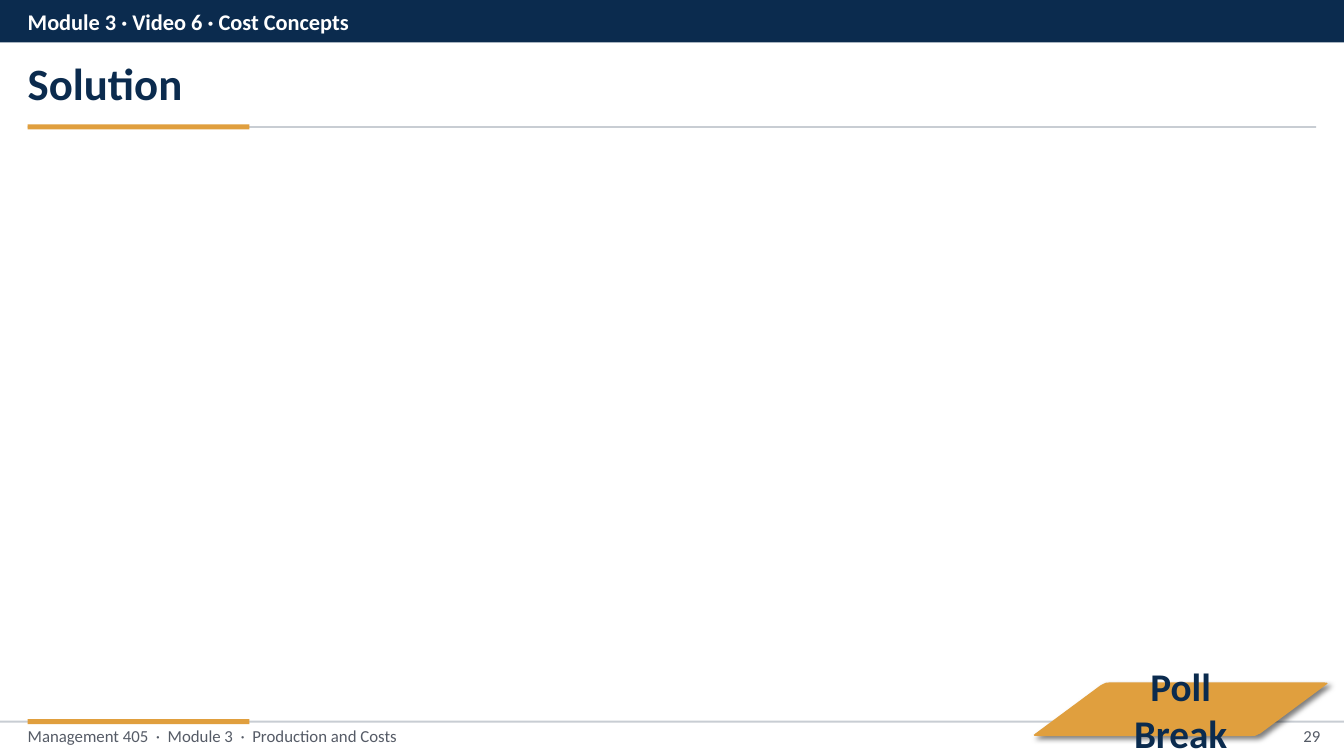
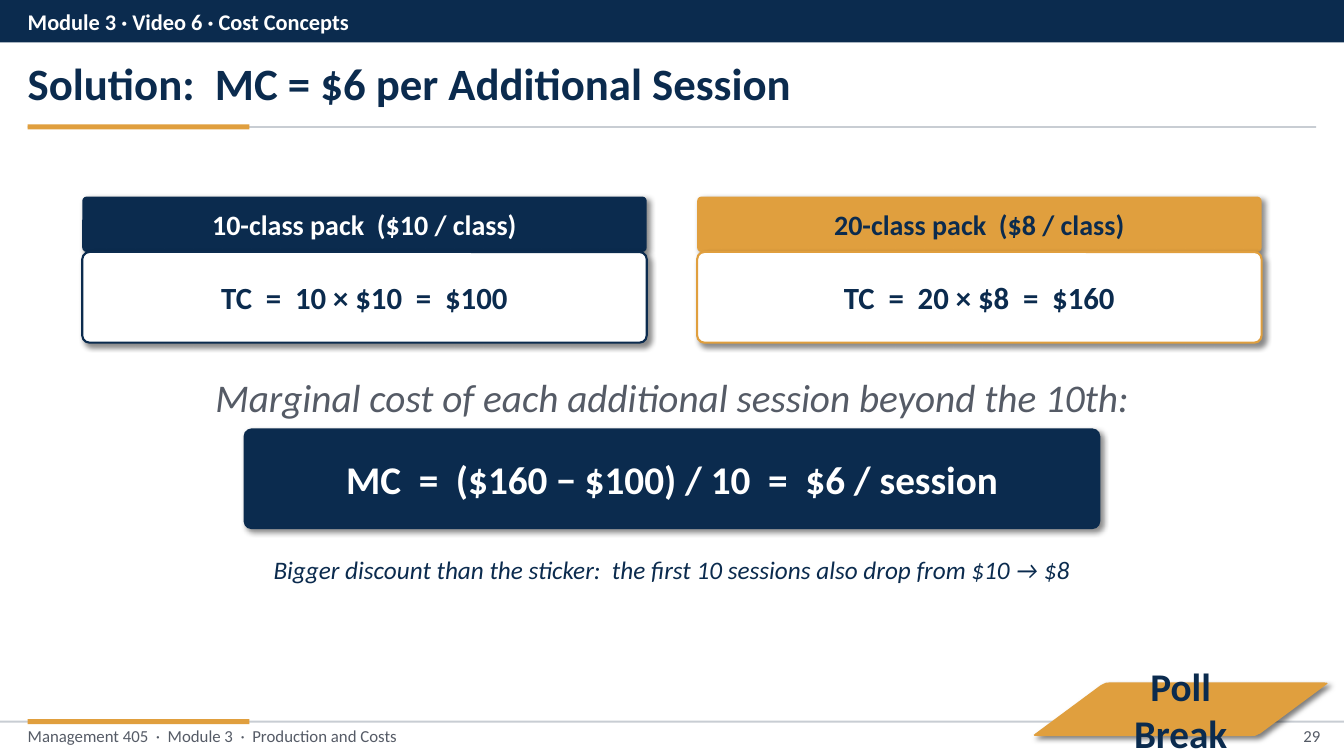
Before and after one commit to nvoigtla/MGMT-405-EMBA, a slide deck: slide 29 of inclass/Module-3-In-Class-EMBA-Slides.pptx. Drawn at 1344x756 pixels with LibreOffice and Linux fonts; fonts in the diff are those of the drawing. Boxes give left, top, right and bottom in pixels: in the first picture for what was removed or moved away, otherwise in the second. Text is boxed around its words. In the diff, an @@ line names an element or a change of style, - is before the commit and + after.

```diff
--- a/inclass/Module-3-In-Class-EMBA-Slides.pptx
+++ b/inclass/Module-3-In-Class-EMBA-Slides.pptx
@@ text at [28, 68, 791, 107]: text changed @@
-Solution
+Solution: MC = $6 per Additional Session
@@ rounded rectangle added at [83, 197, 647, 252], fill #0B2B4E, 20 pt, text #FFFFFF, bold @@
+10-class pack ($10 / class)
@@ rounded rectangle added at [698, 197, 1262, 252], fill #E09F3E, 20 pt, text #0B2B4E, bold @@
+20-class pack ($8 / class)
@@ rounded rectangle added at [83, 252, 647, 343], fill #FFFFFF, outline #0B2B4E 1.5 pt, 22 pt, text #0B2B4E, bold @@
+TC = 10 × $10 = $100
@@ rounded rectangle added at [698, 252, 1262, 343], fill #FFFFFF, outline #E09F3E 1.5 pt, 22 pt, text #0B2B4E, bold @@
+TC = 20 × $8 = $160
@@ text added at [215, 385, 1128, 419], 28 pt, text #555B66, italic @@
+Marginal cost of each additional session beyond the 10th:
@@ rounded rectangle added at [244, 429, 1101, 529], fill #0B2B4E, 28 pt, text #FFFFFF, bold @@
+MC = ($160 − $100) / 10 = $6 / session
@@ text added at [274, 561, 1070, 584], 18 pt, text #0B2B4E, italic @@
+Bigger discount than the sticker: the first 10 sessions also drop from $10 → $8
```
Also in this commit, not shown: 4 other slides changed, 42 other files.
